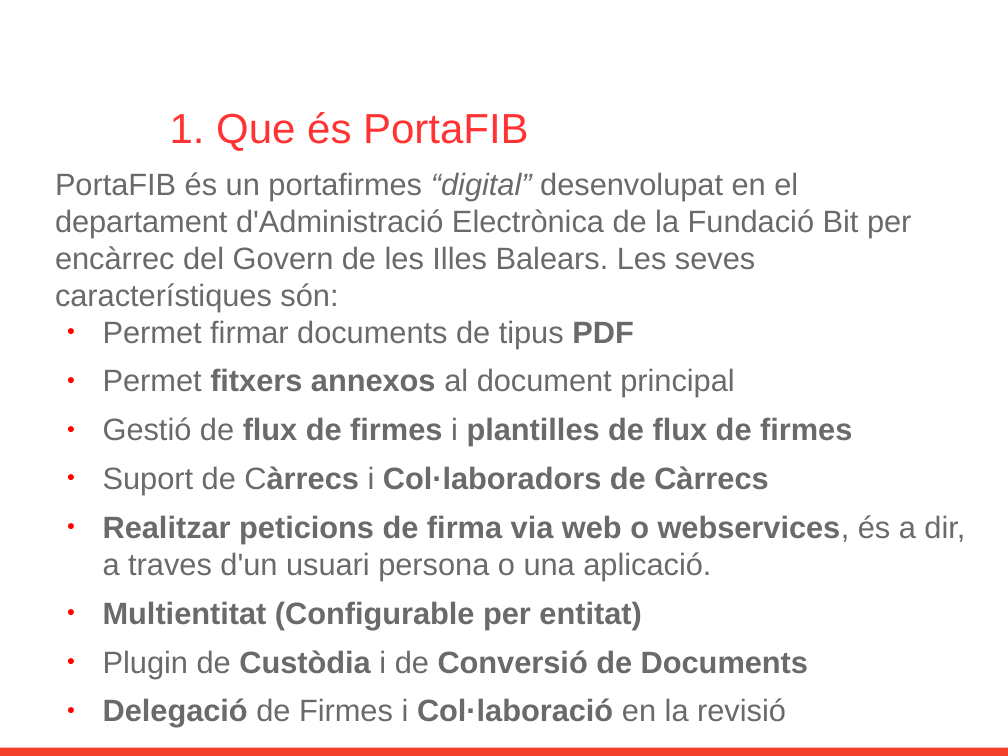
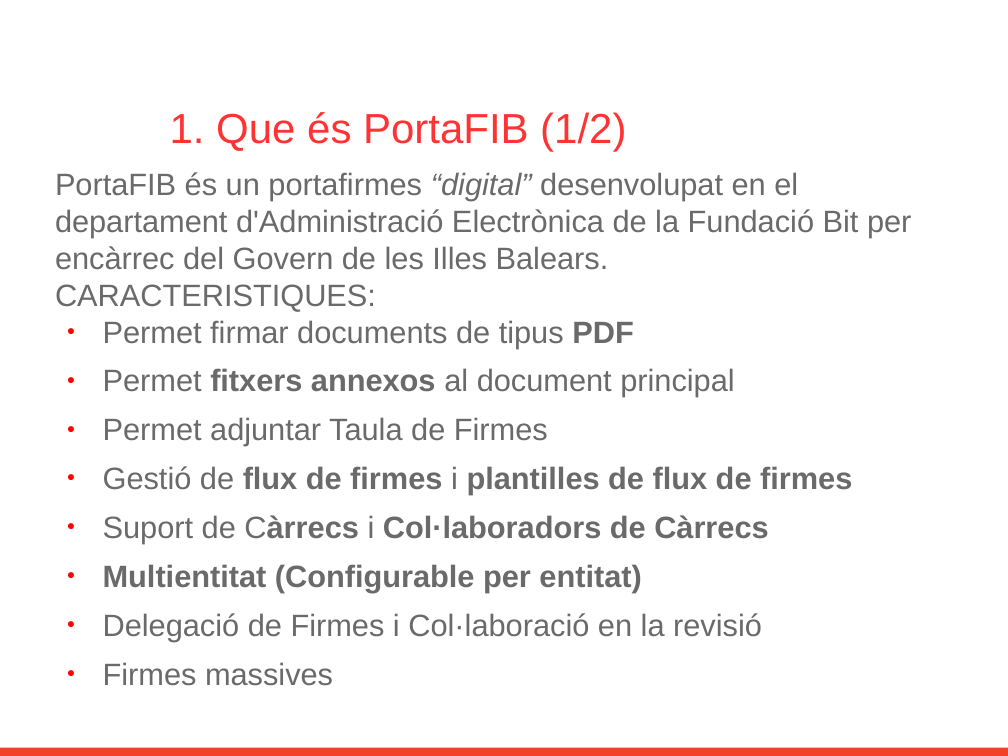
Before and after one commit to GovernIB/portafib, a slide deck: slide 2 of doc/Introduccio_Basica_PortaFIB.odp. Drawn at 1008x756 pixels with LibreOffice and Linux fonts; fonts in the diff are those of the drawing; background and template pictures are left out. Boxes give left, top, right and bottom in pixels: in the first picture for what was removed or moved away, otherwise in the second. Text is boxed around its words. In the diff, an @@ line names an element or a change of style, - is before the commit and + after.

```diff
--- a/doc/Introduccio_Basica_PortaFIB.odp
+++ b/doc/Introduccio_Basica_PortaFIB.odp
@@ text at bbox=[170, 112, 626, 151]: text changed @@
-1. Que és PortaFIB
+1. Que és PortaFIB (1/2)
@@ text at bbox=[55, 172, 911, 311]: text changed @@
-PortaFIB és un portafirmes “digital” desenvolupat en el departament d'Administració Electrònica de la Fundació Bit per encàrrec del Govern de les Illes Balears. Les seves característiques són:
+PortaFIB és un portafirmes “digital” desenvolupat en el departament d'Administració Electrònica de la Fundació Bit per encàrrec del Govern de les Illes Balears.
+CARACTERISTIQUES:
@@ text at bbox=[103, 417, 548, 446]: paragraph added @@
+● Permet adjuntar Taula de Firmes
@@ text at bbox=[103, 515, 965, 581]: paragraph removed @@
-● Realitzar peticions de firma via web o webservices, és a dir, a traves d'un usuari persona o una aplicació.
@@ text at bbox=[103, 613, 762, 641]: bold off in "Delegació Col·laboració" @@
@@ text at bbox=[103, 650, 808, 678]: paragraph removed @@
-● Plugin de Custòdia i de Conversió de Documents
@@ text at bbox=[103, 662, 333, 686]: paragraph added @@
+● Firmes massives
```
Also in this commit, not shown: 8 other slides changed, 3 slides added, 2 other files.
